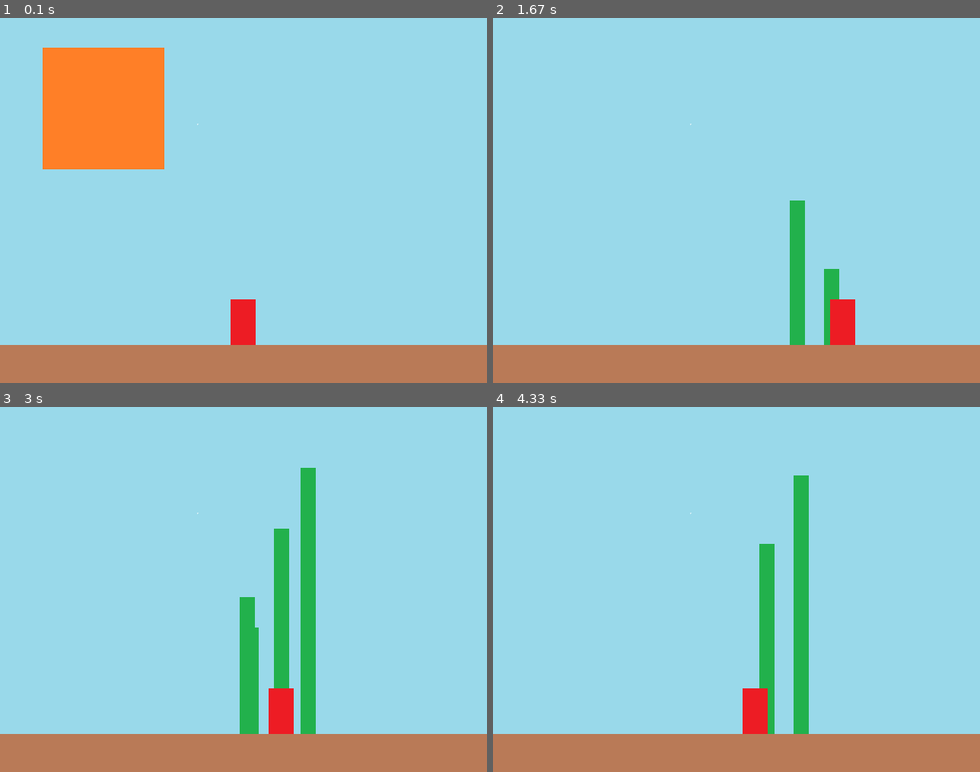
Above: before the commit, frames 1-4 (two rows, left to right).
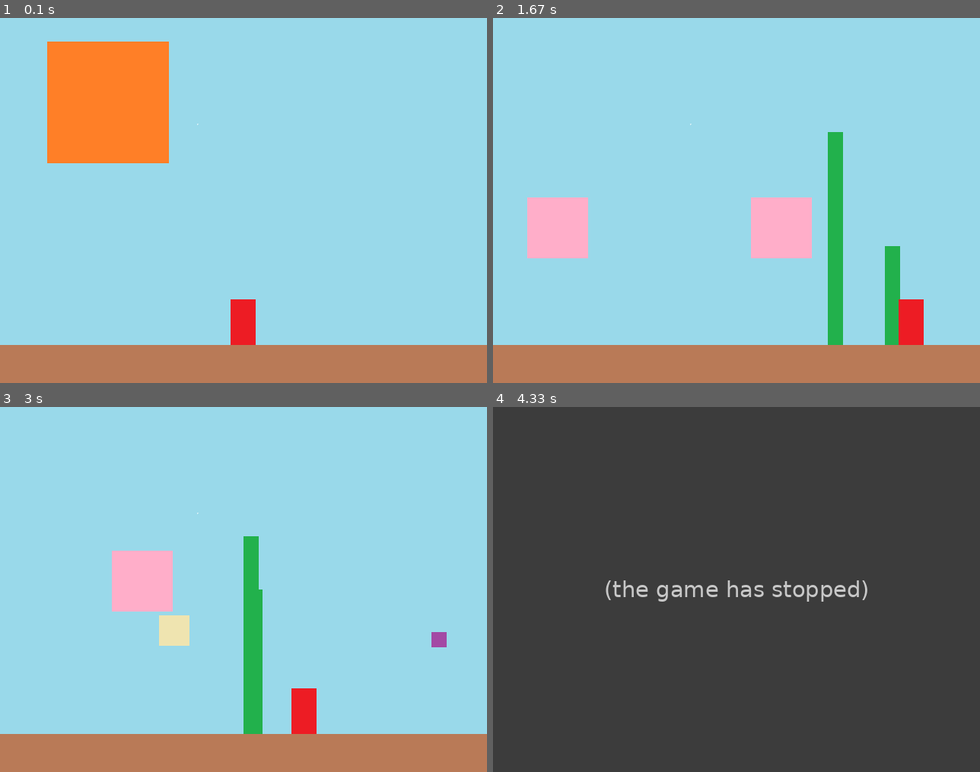
Above: after the commit, the same moments.

Repository: ChangSu-Choi/pygame_project
Game: pygame game, started from Pang Pang/5_ball_division.py
Two runs of this game, one before a commit and one after it. Both use one fixed random seed, a clock stepped at 60 frames per second and the inputs below.
Inputs:
- Up to frame 1 (0.1 s): no input
- Up to frame 2 (1.67 s): tap Space at 0.33, 1.23, 1.53 s; hold Right 0.67-1.13 s; hold Right 1.17-1.63 s
- Up to frame 3 (3 s): hold Left 1.67-2.2 s; tap Space at 1.73, 2.03, 2.3, 2.6, 2.73 s; hold Left 2.23-2.63 s; hold Right from 2.67 s (still down)
- Up to frame 4 (4.33 s): tap Space at 3.03, 3.4, 3.7 s; release Right at 3.3 s; hold Left 3.33-3.8 s

The runs differ from the first frame. In frame 1, 1.4% of the frame differs, in the area x 8-35%, y 6-42%; in frame 2, 8.4%; in frame 3, 8.3%; in frame 4, 100%, in the area x 0-100%, y 0-100%.
After the commit the program exited at 3.83 s; later frames show no game.

Commit message:
divide ball when hitted

Diff:
--- a/Pang Pang/3_ball_movement.py
+++ b/Pang Pang/3_ball_movement.py
@@ -56,10 +56,10 @@
 
 #공 만들기(4개 크기에 대해 따로 처리)
 ball_images = [
-    pygame.image.load(os.path.join(image_path, "ballon1.png")),
-    pygame.image.load(os.path.join(image_path, "ballon2.png")),
-    pygame.image.load(os.path.join(image_path, "ballon3.png")),
-    pygame.image.load(os.path.join(image_path, "ballon4.png"))]
+    pygame.image.load(os.path.join(image_path, "balloon1.png")),
+    pygame.image.load(os.path.join(image_path, "balloon2.png")),
+    pygame.image.load(os.path.join(image_path, "balloon3.png")),
+    pygame.image.load(os.path.join(image_path, "balloon4.png"))]
 
 # 공 크기에 따른 최초 스피드
 ball_speed_y = [-18, -15, -12, -9] #index 0, 1, 2, 3 에 해당하는 값
--- a/Pang Pang/4_collision.py
+++ b/Pang Pang/5_ball_division.py
@@ -81,7 +81,7 @@
 
 running = True
 while running:
-    dt = clock.tick(30)
+    dt = clock.tick(50 )
 
     # 2. 이벤트 처리 (키보드, 마우스 등)
     for event in pygame.event.get():
@@ -178,6 +178,36 @@
             if weapon_rect.colliderect(ball_rect):
                 weapon_to_remove = weapon_idx # 해당 무기 없애기 위한 값 설정
                 ball_to_remove = ball_idx # 해당 공 없애기 위한 값 설정
+
+                # 가장 작은 크기의 공이 아니라면 다음 단계의 공으로 나눠주기
+                if ball_img_idx < 3:
+                    #현재 공 크기의 정보를 가지고 옴
+                    ball_width = ball_rect.size[0]
+                    ball_height = ball_rect.size[1]
+
+                    # 나눠진 공 정보
+                    small_ball_rect = ball_images[ball_img_idx + 1].get_rect()
+                    small_ball_width = small_ball_rect.size[0]
+                    small_ball_height = small_ball_rect.size[1]
+
+                    # 왼쪽으로 튕겨나가는 작은공
+                    balls.append({
+                        "pos_x" : ball_pos_x + (ball_width / 2) - (small_ball_width / 2), # 공의 x 좌표
+                        "pos_y" : ball_pos_y + (ball_height / 2) - (small_ball_height / 2), # 공의 y 좌표
+                        "img_idx" : ball_img_idx + 1, # 공의 이미지 인덱스
+                        "to_x": -3, # x축 이동방향, -3 이면 왼쪽으로, 3 이면 오른쪽으로
+                        "to_y": -6, # y축 이동방향,
+                        "init_spd_y": ball_speed_y[ball_img_idx + 1]})# y 최초 속도
+
+                    # 오른쪽으로 튕겨나가는 작은공
+                    balls.append({
+                        "pos_x" : ball_pos_x + (ball_width / 2) - (small_ball_width / 2), # 공의 x 좌표
+                        "pos_y" : ball_pos_y + (ball_height / 2) - (small_ball_height / 2), # 공의 y 좌표
+                        "img_idx" : ball_img_idx + 1, # 공의 이미지 인덱스
+                        "to_x": 3, # x축 이동방향, -3 이면 왼쪽으로, 3 이면 오른쪽으로
+                        "to_y": -6, # y축 이동방향,
+                        "init_spd_y": ball_speed_y[ball_img_idx + 1]})# y 최초 속도
+
                 break
 
     # 충돌된 공 or 무기 없애기
